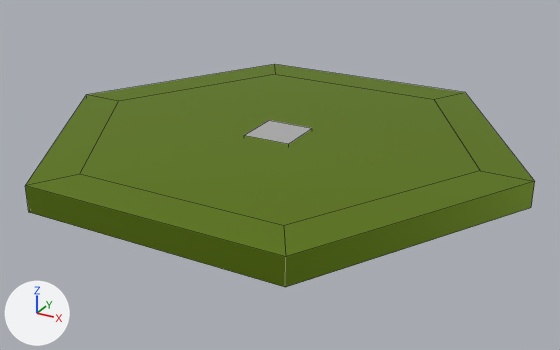
The FBX model CrazyBots/Assets/Resources/Meshes/HexCell.fbx: old version first, new version second.
Both versions are drawn from a camera (50 mm lens) standing at (-4.143, -6.185, 1.137) and looking at (-5.528, -3.666, -0.123). Every picture has the same lights, and +X, +Y and +Z are marked at lower left. Mesh edges are drawn as thin lines. Where no turn or scale is listed for an object, it has been applied to the vertices.

Before the edit, the objects in view are built like this:
```python
me_cylinder_013 = bpy.data.meshes.new('Cylinder.013')
me_cylinder_013.from_pydata(...)  # 26 vertices, 20 faces; spans x -1.0..1.0, y -0.87..0.87, z -0.15..0.05
# faces by material slot: [14, 6]
me_cylinder_013.materials.append(mat_unitframematerial)  # picture img_paletteunits_png
me_cylinder_013.materials.append(mat_playercolor)  # white #e7e7e7
# before: 1 (-0.41, 0.7, 0.05) at pixel (275, 74), 3 (0.41, 0.7, 0.05) at pixel (433, 99), 5 (0.81, 0.0, 0.05) at pixel (480, 170), 7 (0.41, -0.7, 0.05) at pixel (283, 225), 9 (-0.41, -0.7, 0.05) at pixel (79, 174)
# before: 11 (-0.81, 0.0, 0.05) at pixel (118, 101), 12 (0.5, 0.87, 0.05) at pixel (465, 92), 13 (-0.5, 0.87, 0.05) at pixel (274, 64), 14 (1.0, 0.0, 0.05) at pixel (534, 181), 15 (0.5, -0.87, 0.05) at pixel (285, 256)
# before: 16 (-0.5, -0.87, 0.05) at pixel (25, 185), 17 (-1.0, 0.0, 0.05) at pixel (86, 94)
ob_ground = bpy.data.objects.new('Ground', me_cylinder_013)
ob_ground.location = (-5.549, -3.64, 0.0)
```
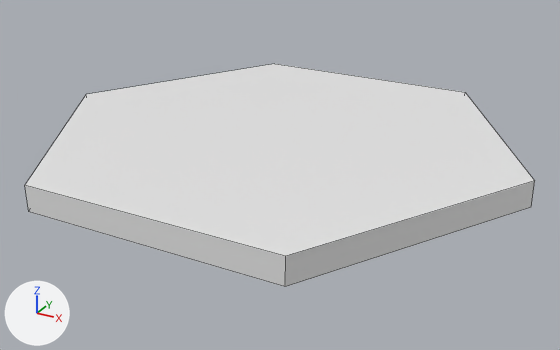
The newer file is also turned or shifted as a whole; pictures and numbers use the older file's frame.

The change, as a list of edits to the scene's bpy script:
```text
Change me_cylinder_013:
    used by ob_ground; location = (-5.549, -3.64, 0.0)
    verts and faces of me_cylinder_013; kept vertices keep their numbers, new ones are numbered from 26
    remove me_cylinder_013.from_pydata(...)  # 26 vertices, 20 faces; spans x -1.0..1.0, y -0.87..0.87, z -0.15..0.05
    remove me_cylinder_013.materials.append(mat_playercolor)  # white #e7e7e7
    add me_cylinder_013.from_pydata(...)  # 12 vertices, 8 faces; spans x -1.0..1.0, y -0.87..0.87, z -0.05..0.05
    me_cylinder_013 part 1: the loose piece of 8 vertices spanning x -0.1..0.1, y -0.1..0.1, z -0.15..0.05 is deleted
    me_cylinder_013 part 2
    add delete_vertices([1, 3, 5, 7, 9, 11])  # with the faces that use them
    add faces += [(12, 13, 17, 16, 15, 14)]
    me_cylinder_013 part 3: 7 faces spanning x -1.0..1.0, y -0.87..0.87, z -0.05..0.05 switch from mat_unitframematerial (picture img_paletteunits_png) to no material
```

Changed parts and their boxes (x1, y1, x2, y2) in the pictures (560 x 350 px):
part 1 of me_cylinder_013, deleted: before (244, 120, 312, 144)
part 2 of me_cylinder_013, cut back: before (25, 64, 535, 257); after (25, 64, 535, 256)
part 3 of me_cylinder_013, recoloured (green to grey): (25, 182, 535, 287) in both
